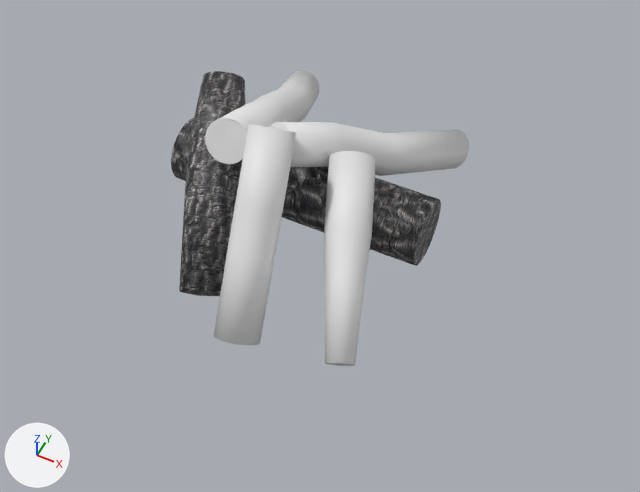
Two versions of the Blender file Models/Outdoors/Tyler_Fireplace.blend, one commit apart.
The view is the same before and after, from a 50 mm camera at (4.76, -8.1, 9.48) aimed at (1.09, -0.77, 0.31). Every picture has the same lights, and +X, +Y and +Z are marked at lower left.
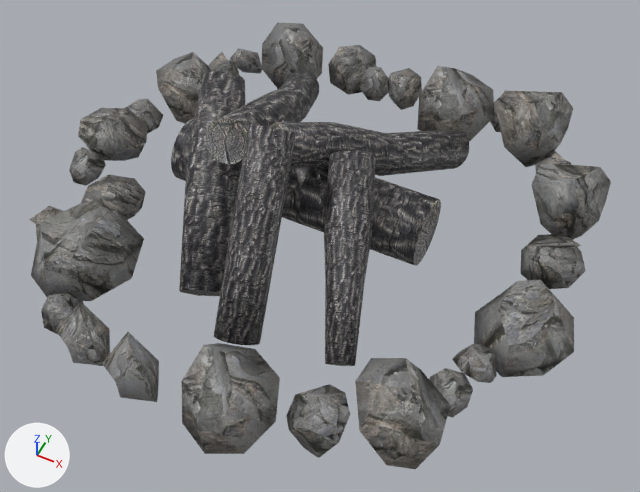
Where the change shows, as pixel boxes (x1, y1, x2, y2) in the pictures (640 x 492 px):
'Cylinder.008', added
    after: (29, 22, 611, 469)
'Cylinder.004', recoloured (white to grey)
    both: (214, 124, 296, 345)
'Cylinder.002', recoloured (white to grey)
    both: (324, 151, 376, 366)
'Cylinder.003', recoloured
    both: (269, 122, 469, 176)
'Cylinder.001', recoloured
    both: (205, 70, 319, 164)

What changed in the scene script:
```text
Add img_tyler_campfire_rock_jpg:
    img_tyler_campfire_rock_jpg = load_image('Tyler_Campfire_Rock.jpg', '../../Materials/Bark/Tyler_Campfire_Rock.jpg', 1024, 1024, 'sRGB')
Add mat_tyler_campfire_rock_jpg:
    mat_tyler_campfire_rock_jpg = principled_material('Tyler_Campfire_Rock.jpg')
    mat_tyler_campfire_rock_jpg.texture = img_tyler_campfire_rock_jpg
Change me_cylinder_008:
    where me_cylinder_008.from_pydata(...)  # 129 vertices, 99 faces; spans x 0.29..1.27, y -1.69..2.78, z 0.11..1.69
    add me_cylinder_008.materials.append(mat_tyler_burntwood_jpg)  # picture img_tyler_burntwood_jpg
Change me_cylinder_006:
    where me_cylinder_006.from_pydata(...)  # 129 vertices, 99 faces; spans x -0.35..0.42, y 0.33..2.87, z -0.77..2.2
    add me_cylinder_006.materials.append(mat_tyler_burntwood_jpg)  # picture img_tyler_burntwood_jpg
Change me_cylinder_005:
    where me_cylinder_005.from_pydata(...)  # 129 vertices, 99 faces; spans x -0.06..2.36, y 1.04..2.49, z 1.59..3.46
    add me_cylinder_005.materials.append(mat_tyler_burntwood_jpg)  # picture img_tyler_burntwood_jpg
Change me_cylinder_004:
    where me_cylinder_004.from_pydata(...)  # 129 vertices, 99 faces; spans x -0.38..0.3, y -0.4..0.31, z -1.49..2.29
    add me_cylinder_004.materials.append(mat_tyler_burntwood_jpg)  # picture img_tyler_burntwood_jpg
Add me_cylinder_003:
    me_cylinder_003.from_pydata(...)  # 420 vertices, 476 faces; spans x -0.1..34.2, y -7.9..1.8, z -13.5..20.1
    me_cylinder_003.polygons.foreach_set('use_smooth', [True] * 476)
    me_cylinder_003.materials.append(mat_tyler_campfire_rock_jpg)  # picture img_tyler_campfire_rock_jpg
Add ob_cylinder_008:
    ob_cylinder_008 = bpy.data.objects.new('Cylinder.008', me_cylinder_003)
    ob_cylinder_008.location = (-1.59, -3.53, 0.34)
    ob_cylinder_008.rotation_euler = (1.517, -0.168, 1.206)  # degrees (87, -9.6, 69)
    ob_cylinder_008.scale = (0.238, 0.238, 0.238)
```
